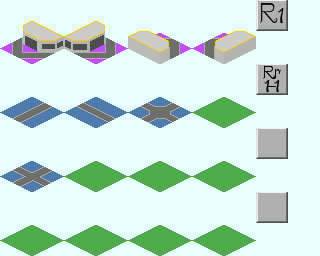
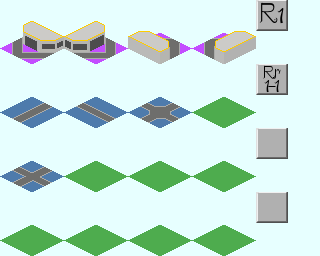
Revision of a layered 320 x 256 image; what changed, layer by layer:
removed layer "Rr ... #1" over 263, 65, 281, 93
